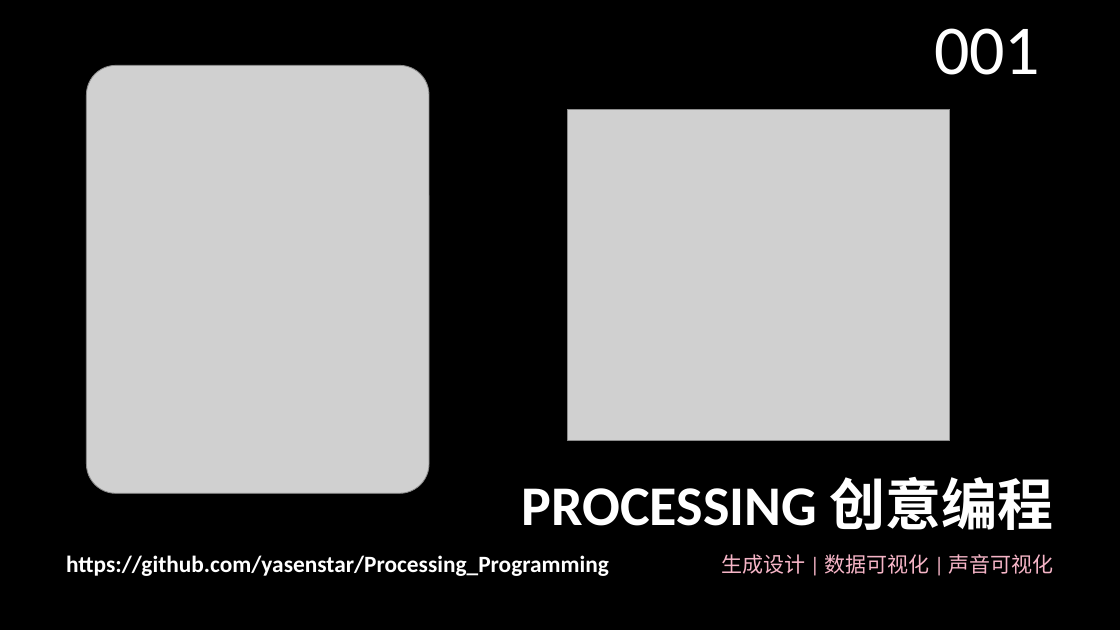
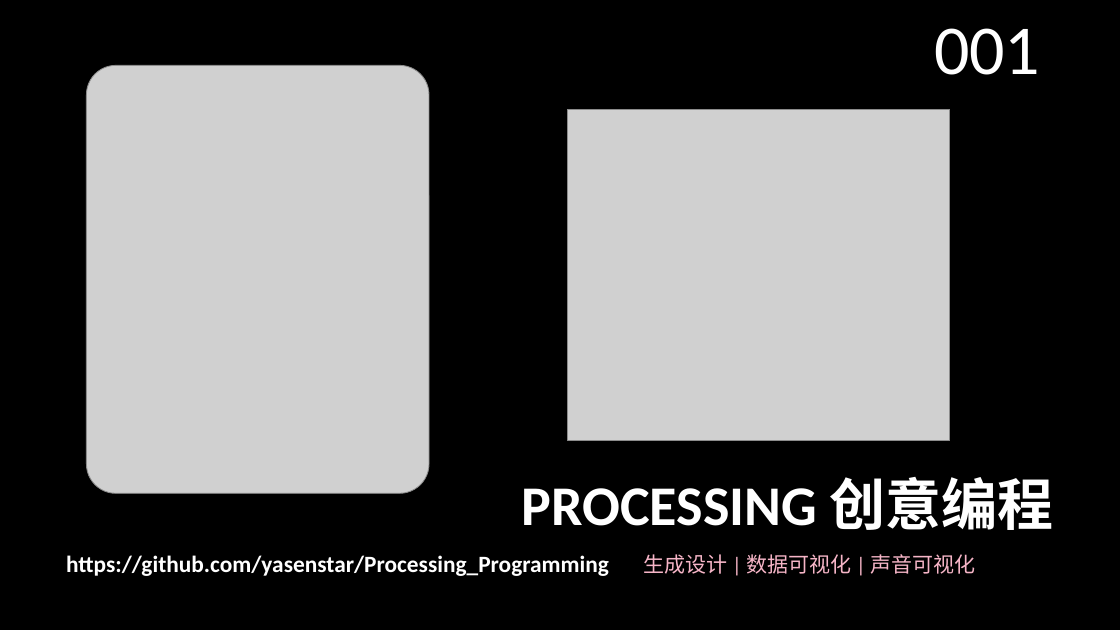
Before and after one commit to yasenstar/Processing_Programming, a slide deck: slide 1 of Processing_创意编程.pptx. Drawn at 1120x630 pixels with LibreOffice and Linux fonts; fonts in the diff are those of the drawing; grey boxes stand for pictures; background and template pictures are left out. Boxes give left, top, right and bottom in pixels: in the first picture for what was removed or moved away, otherwise in the second. Text is boxed around its words. In the diff, an @@ line names an element or a change of style, - is before the commit and + after.

```diff
--- a/Processing_创意编程.pptx
+++ b/Processing_创意编程.pptx
@@ subtitle "生成设计 | 数据可视化 | 声音可视化": place and size @@
-subtitle "生成设计 | 数据可视化 | 声音可视化" at <box>722,554,1054,574</box>
+subtitle "生成设计 | 数据可视化 | 声音可视化" at <box>643,554,976,574</box>
```
Also in this commit, not shown: 2 slides added, 11 other files.
